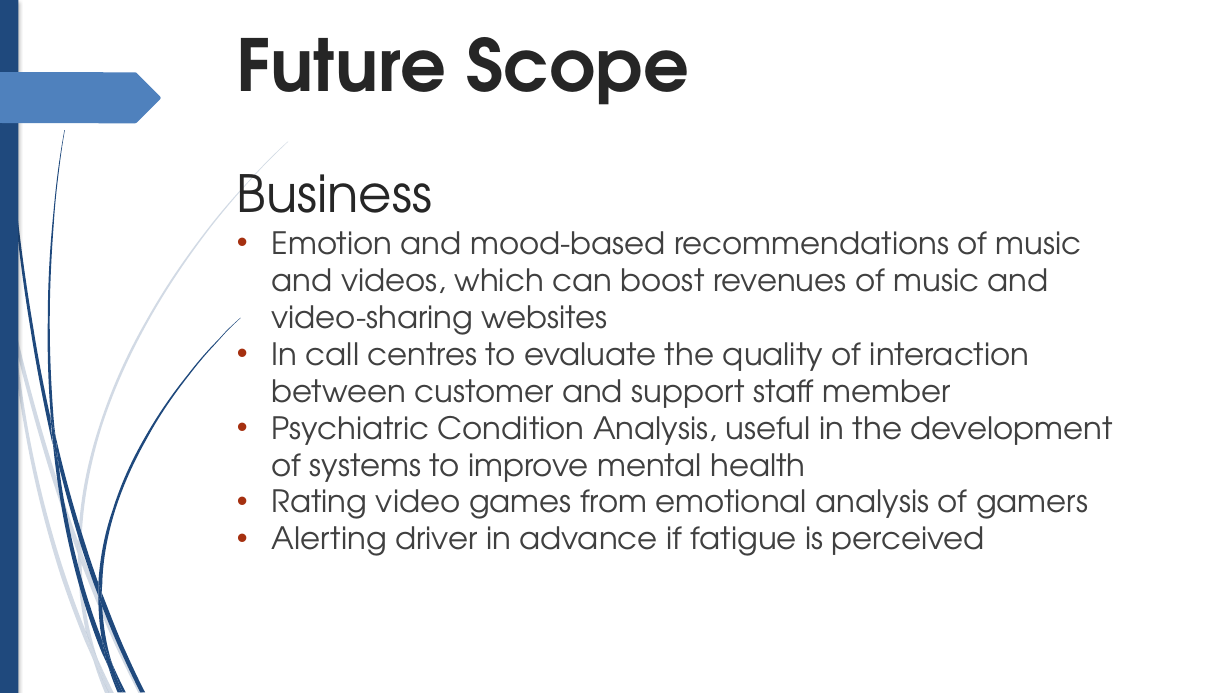
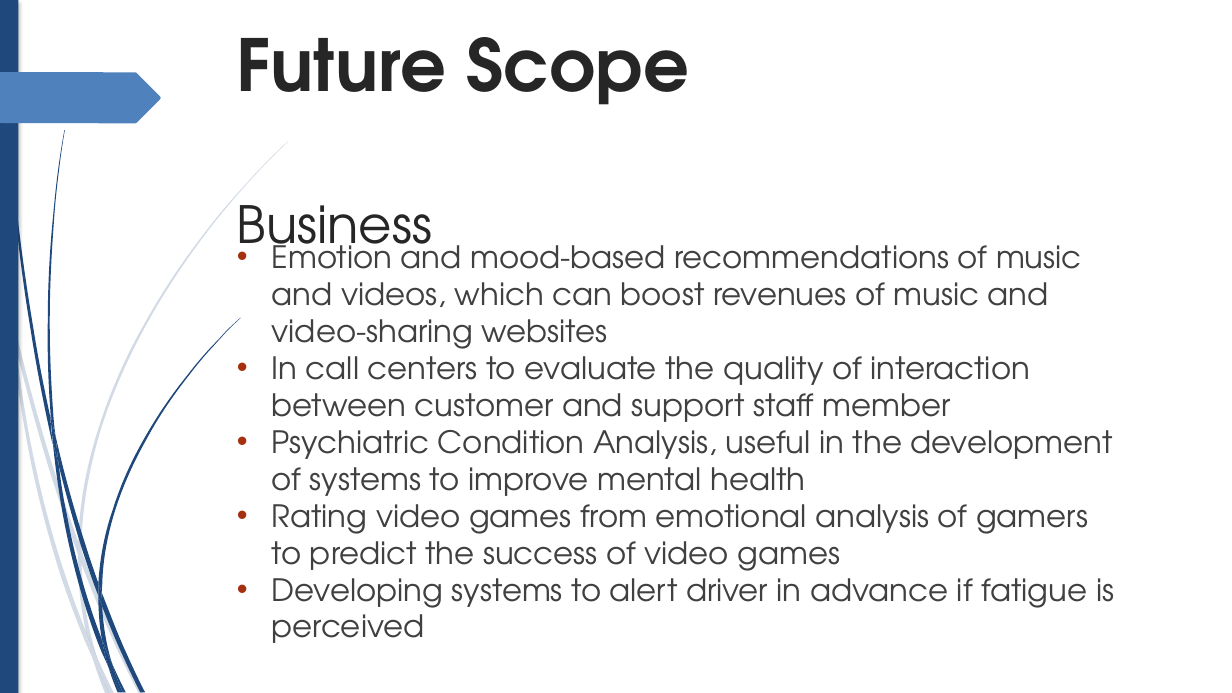
Before and after one commit to pprabh2007/speceman, a slide deck: slide 4 of SPECEMAN.pptx (slide 3 before the commit). Drawn at 1232x693 pixels with LibreOffice and Linux fonts; fonts in the diff are those of the drawing. Boxes give left, top, right and bottom in pixels: in the first picture for what was removed or moved away, otherwise in the second. Text is boxed around its words. In the diff, an @@ line names an element or a change of style, - is before the commit and + after.

```diff
--- a/SPECEMAN.pptx
+++ b/SPECEMAN.pptx
@@ text "Future Scope Business" rewrapped from box(237, 37, 689, 237) to box(237, 37, 689, 267) @@
@@ text at box(272, 236, 1113, 505): indent changed @@
@@ text at box(272, 347, 1030, 431): text changed @@
-• In call centres to evaluate the quality of interaction between customer and support staff member
+• In call centers to evaluate the quality of interaction between customer and support staff member
@@ text at box(272, 495, 1114, 643): text changed @@
-• Rating video games from emotional analysis of gamers
-• Alerting driver in advance if fatigue is perceived
+• Rating video games from emotional analysis of gamers to predict the success of video games
+• Developing systems to alert driver in advance if fatigue is perceived
```
Also in this commit, not shown: 2 other slides changed, 3 slides added.
